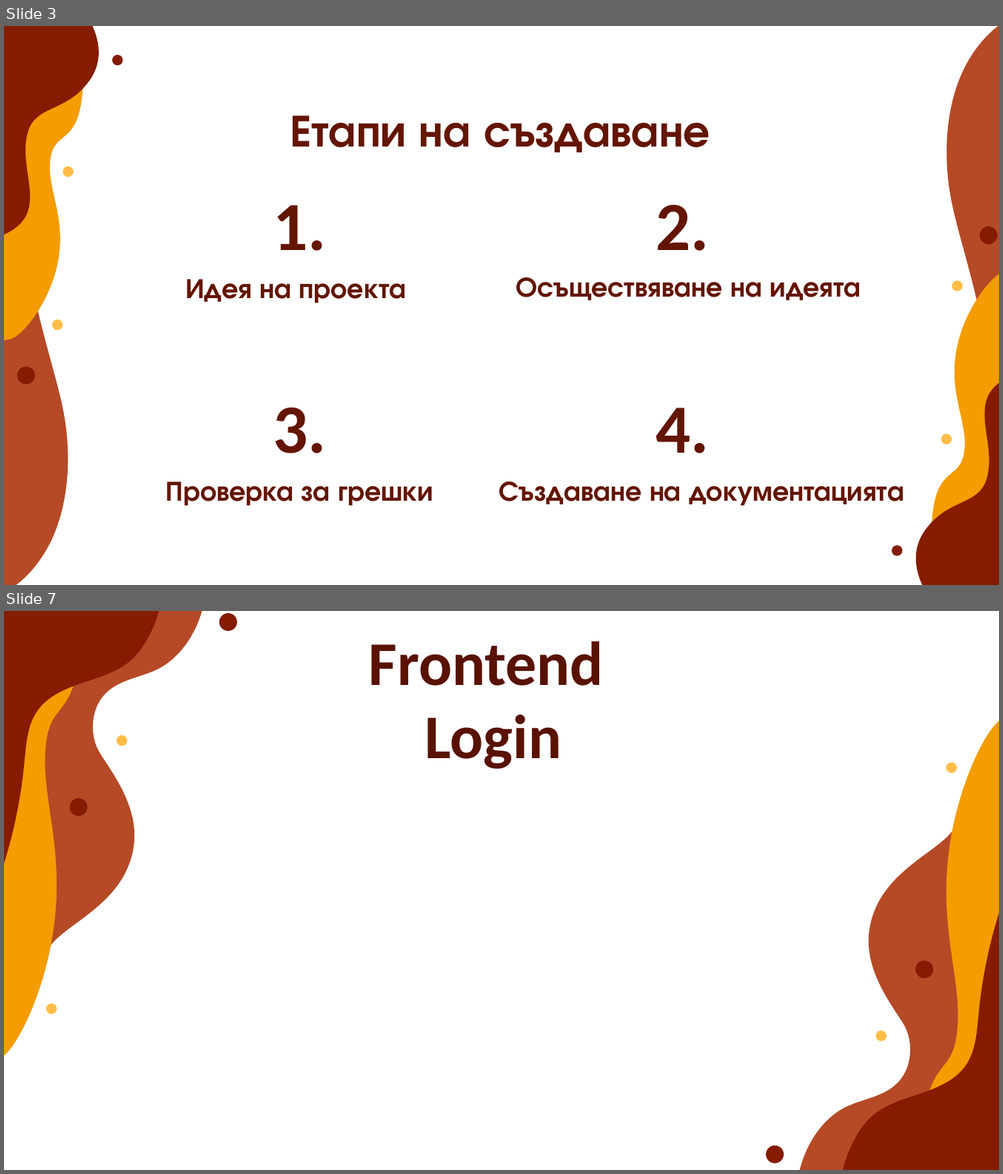
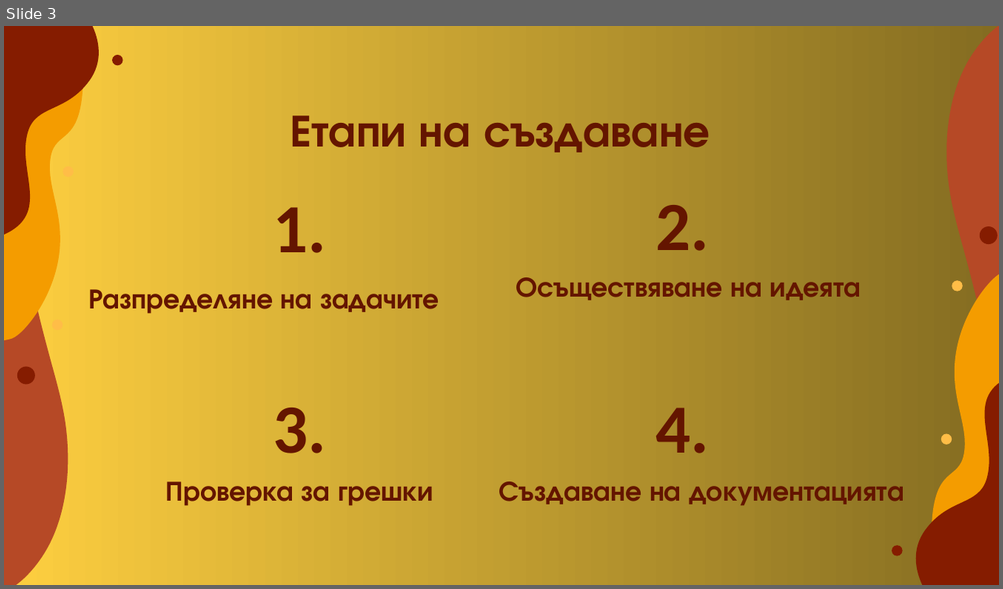
Before and after one commit to EGGeorgieva21/HOMELANDER, a slide deck: src/ResumeBuilder/presentationpptx.pptx. Shown one above the other, each under a label of ours: slides 3 and 7 before the commit, slide 3 after it; the slides between them are not shown. The pictures are 1003x1174 and 1003x589 pixels, drawn with LibreOffice and Linux fonts; fonts in the diff are those of the drawing. Boxes give left, top, right and bottom in pixels: in the first picture for what was removed or moved away, otherwise in the second. Text is boxed around its words. In the diff, an @@ line names an element or a change of style, - is before the commit and + after.

```diff
--- a/src/ResumeBuilder/presentationpptx.pptx
+++ b/src/ResumeBuilder/presentationpptx.pptx
@@ slide 7 removed at (x1=4, y1=611, x2=999, y2=1170), background #FFFFFF @@
@@ freeform shape removed at (x1=4, y1=618, x2=82, y2=1068) @@
@@ freeform shape removed at (x1=4, y1=611, x2=161, y2=877) @@
@@ freeform shape removed at (x1=19, y1=611, x2=207, y2=1014) @@
@@ ellipse removed at (x1=219, y1=613, x2=237, y2=631) @@
@@ title removed at (x1=369, y1=641, x2=603, y2=686) @@
-Frontend
@@ text removed at (x1=425, y1=715, x2=562, y2=769) @@
-Login
@@ freeform shape removed at (x1=920, y1=709, x2=999, y2=1158) @@
@@ ellipse removed at (x1=116, y1=735, x2=127, y2=746) @@
@@ freeform shape removed at (x1=797, y1=763, x2=984, y2=1170) @@
@@ ellipse removed at (x1=946, y1=763, x2=957, y2=773) @@
@@ ellipse removed at (x1=70, y1=798, x2=88, y2=816) @@
@@ freeform shape removed at (x1=842, y1=900, x2=999, y2=1170) @@
@@ ellipse removed at (x1=916, y1=961, x2=933, y2=979) @@
@@ ellipse removed at (x1=45, y1=1004, x2=57, y2=1014) @@
@@ ellipse removed at (x1=876, y1=1031, x2=886, y2=1042) @@
@@ ellipse removed at (x1=765, y1=1146, x2=784, y2=1164) @@
@@ slide 3 changed as well @@
@@ background #FFFFFF to gradient #FECF40 to #846C21 @@
@@ subtitle at (x1=89, y1=289, x2=439, y2=314): text changed @@
-Идея на проекта
+Разпределяне на задачите
```
Also in this commit, not shown: 7 other slides changed, 1 other slide removed, 1 other file.
